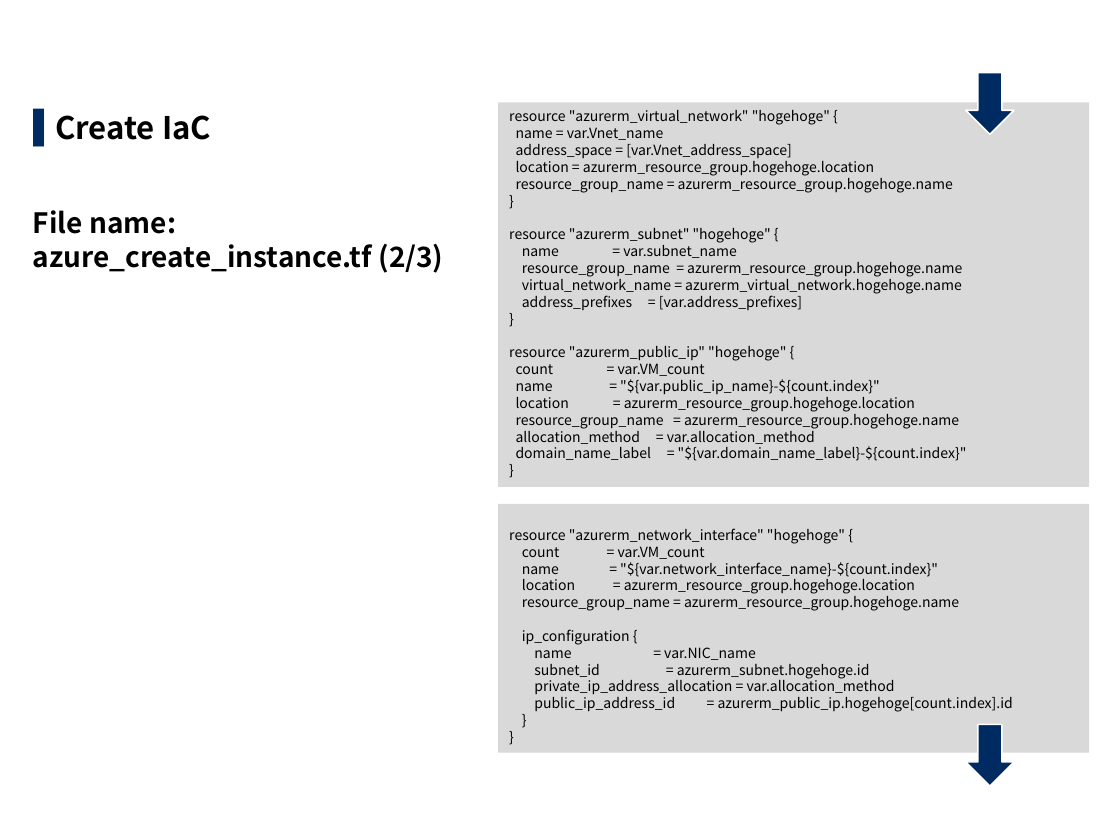
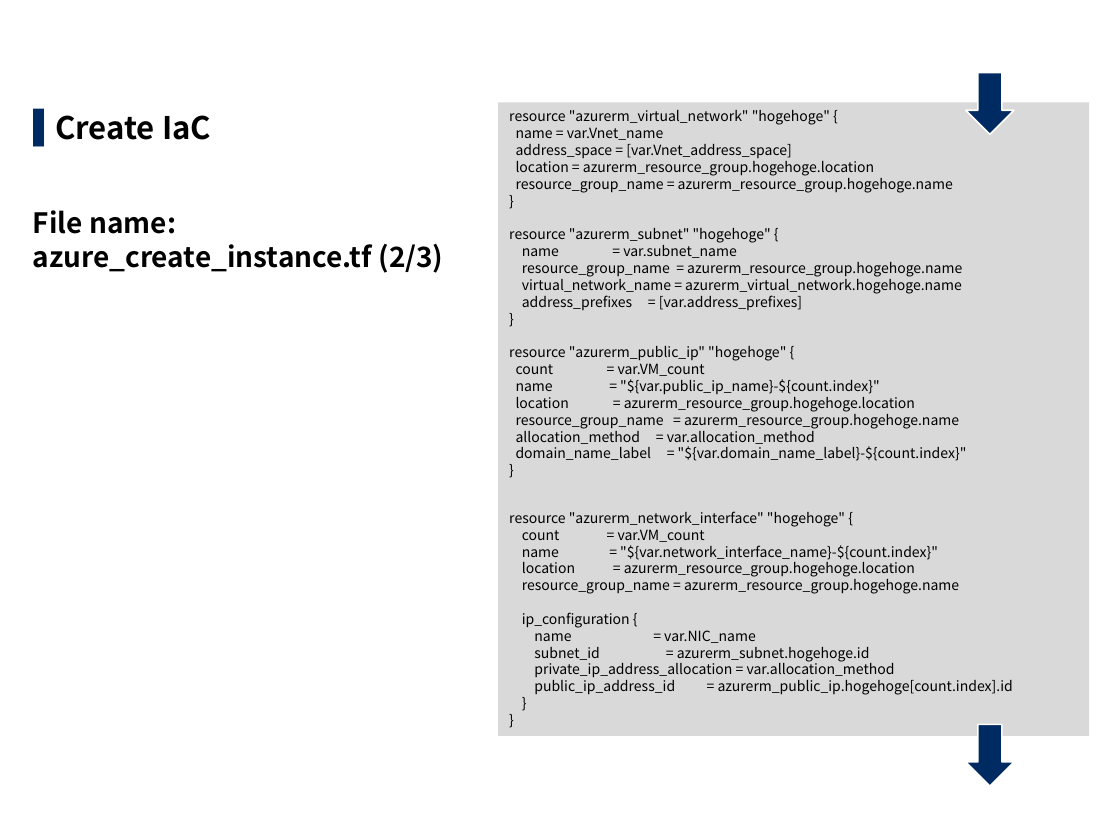
Before and after one commit to exastro-suite/it-automation-docs, a slide deck: slide 12 of asset/Learn/ITA-Terraform-driver-practice_en.pptx. Drawn at 1120x840 pixels with LibreOffice and Linux fonts; fonts in the diff are those of the drawing; background and template pictures are left out. Boxes give left, top, right and bottom in pixels: in the first picture for what was removed or moved away, otherwise in the second. Text is boxed around its words. In the diff, an @@ line names an element or a change of style, - is before the commit and + after.

```diff
--- a/asset/Learn/ITA-Terraform-driver-practice_en.pptx
+++ b/asset/Learn/ITA-Terraform-driver-practice_en.pptx
@@ rectangle "resource "azurerm_network_interface" "hogehoge" {": place and size @@
-rectangle "resource "azurerm_network_interface" "hogehoge" {" at bbox=[498, 504, 1090, 753]
+rectangle "resource "azurerm_network_interface" "hogehoge" {" at bbox=[498, 487, 1090, 736]
```
Also in this commit, not shown: 11 other slides changed, 9 slides added, 30 other files.
